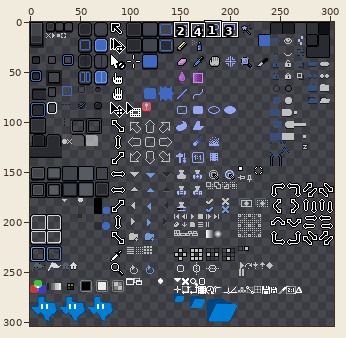
A sprite sheet gets an edit: data/extensions/aseprite-theme/dark/sheet.png. The picture above shows the old version from afar; the outline marks the close-up.
Close-up. First the earlier version:
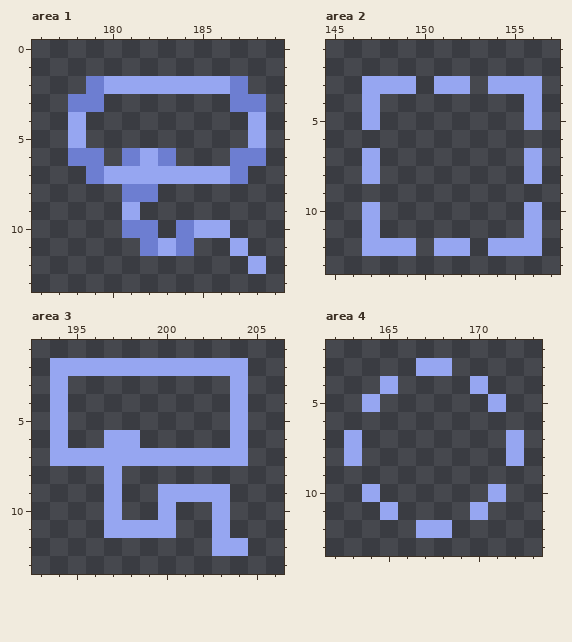
The file is 304x304 pixels. Pixels under 10% opacity are left out. Colours within 5 levels of each other are drawn and written as one. Shown: area 1: x 176..189, y 0..13; area 2: x 145..157, y 1..13; area 3: x 193..206, y 1..13; area 4: x 162..173, y 2..13. The commit also changed other parts of the picture, which this record leaves out.
Now the later version:
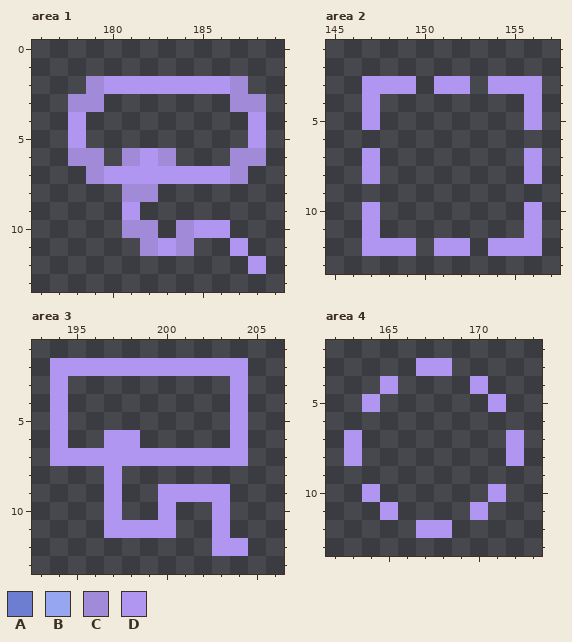
Palette (. is transparent): A #6d7ed1  B #96a6f1  C #a18ad7  D #b196f1
The edit:
--- area 1
@@ x 176..189 @@
  1 ..............
- 2 ...ABBBBBBBA..
- 3 ..AA.......AA.
- 4 ..B.........B.
- 5 ..B.........B.
- 6 ..AA.ABA...AA.
- 7 ...ABBBBBBBA..
- 8 .....AA.......
- 9 .....B........
-10 .....AA.ABB...
-11 ......ABA..B..
-12 ............B.
+ 2 ...CDDDDDDDC..
+ 3 ..CC.......CC.
+ 4 ..D.........D.
+ 5 ..D.........D.
+ 6 ..CC.CDC...CC.
+ 7 ...CDDDDDDDC..
+ 8 .....CC.......
+ 9 .....D........
+10 .....CC.CDD...
+11 ......CDC..D..
+12 ............D.
 13 ..............
--- area 2
@@ x 145..157 @@
  2 .............
- 3 ..BBB.BB.BBB.
- 4 ..B........B.
- 5 ..B........B.
+ 3 ..DDD.DD.DDD.
+ 4 ..D........D.
+ 5 ..D........D.
  6 .............
- 7 ..B........B.
- 8 ..B........B.
+ 7 ..D........D.
+ 8 ..D........D.
  9 .............
-10 ..B........B.
-11 ..B........B.
-12 ..BBB.BB.BBB.
+10 ..D........D.
+11 ..D........D.
+12 ..DDD.DD.DDD.
 13 .............
--- area 3
@@ x 193..206 @@
  1 ..............
- 2 .BBBBBBBBBBB..
- 3 .B.........B..
- 4 .B.........B..
- 5 .B.........B..
- 6 .B..BB.....B..
- 7 .BBBBBBBBBBB..
- 8 ....B.........
- 9 ....B..BBBB...
-10 ....B..B..B...
-11 ....BBBB..B...
-12 ..........BB..
+ 2 .DDDDDDDDDDD..
+ 3 .D.........D..
+ 4 .D.........D..
+ 5 .D.........D..
+ 6 .D..DD.....D..
+ 7 .DDDDDDDDDDD..
+ 8 ....D.........
+ 9 ....D..DDDD...
+10 ....D..D..D...
+11 ....DDDD..D...
+12 ..........DD..
 13 ..............
--- area 4
@@ x 162..173 @@
  2 ............
- 3 .....BB.....
- 4 ...B....B...
- 5 ..B......B..
+ 3 .....DD.....
+ 4 ...D....D...
+ 5 ..D......D..
  6 ............
- 7 .B........B.
- 8 .B........B.
+ 7 .D........D.
+ 8 .D........D.
  9 ............
-10 ..B......B..
-11 ...B....B...
-12 .....BB.....
+10 ..D......D..
+11 ...D....D...
+12 .....DD.....
 13 ............
Changed places in both close-ups, as pixel boxes (x1, y1, x2, y2):
changed: (68, 76, 266, 274)
changed: (362, 76, 542, 256)
changed: (50, 358, 248, 556)
changed: (344, 358, 524, 538)
